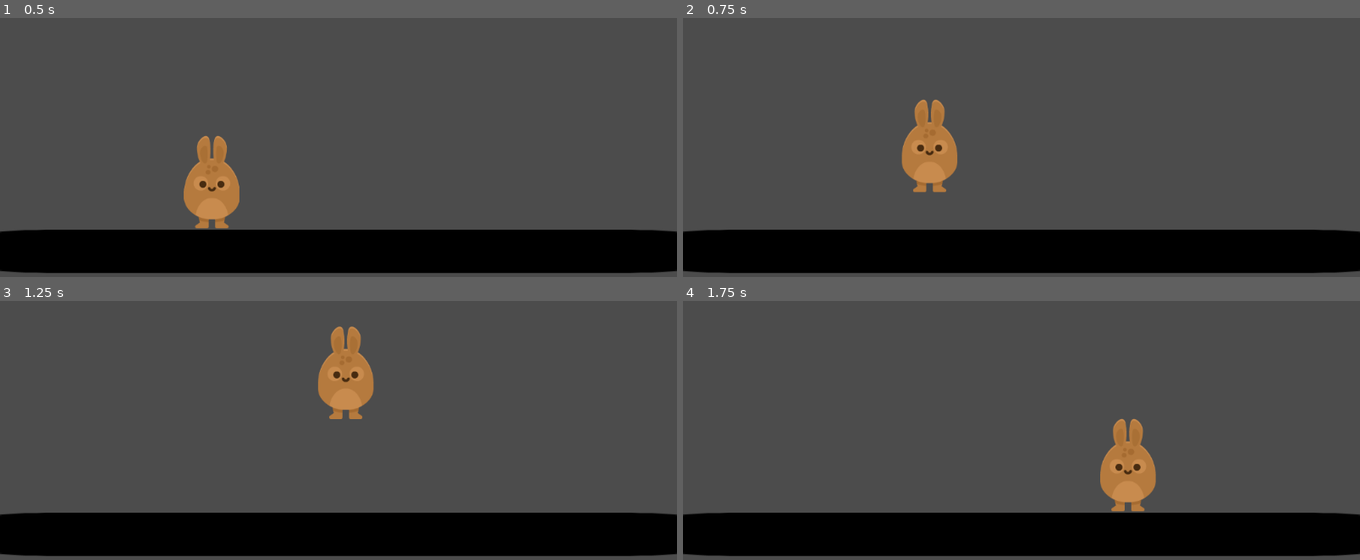
Above: before the commit, frames 1-4 (two rows, left to right).
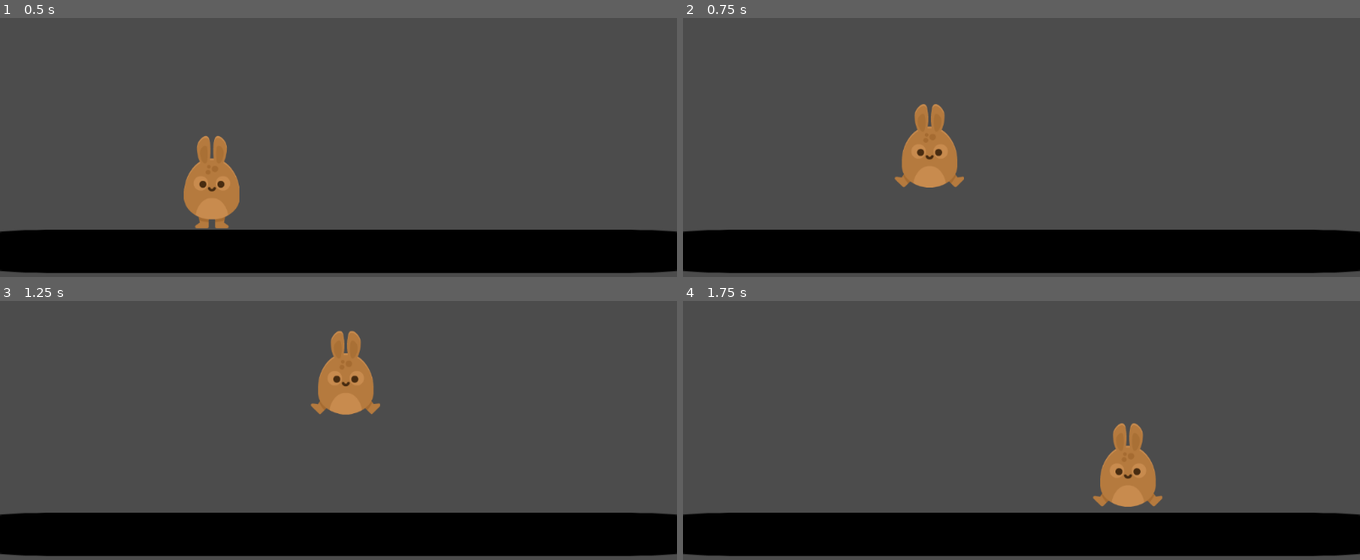
Above: after the commit, the same moments.

Repository: acido0/clase7-tp_grupal
Game: Godot game, scene res://Scenes/Main.tscn
The game is run twice, just before and just after one commit, with the same random seed, the same clock (stepped at 60 frames per second) and the same inputs. The engine's default icon, where the game draws it, is replaced by a stand-in: a white triangle on a blue panel in a dark square.
Inputs:
- Up to frame 1 (0.5 s): no input
- Up to frame 2 (0.75 s): hold Right (ui_right) from 0.53 s (still down); tap Up (ui_up) at 0.6 s
- Up to frame 3 (1.25 s): keep holding Right (ui_right); tap Up (ui_up) at 0.77, 1.07 s
- Up to frame 4 (1.75 s): keep holding Right (ui_right); tap Up (ui_up) at 1.35, 1.52 s

Frame 1 is identical in both runs. In frame 2, 0.7% of the frame differs, in the area x 31-42%, y 31-68%; in frame 3, 0.7%, in the area x 45-57%, y 9-46%; in frame 4, 0.7%.

Commit message:
Add files via upload

Diff:
--- a/Scenes/Personaje/Personaje.gd
+++ b/Scenes/Personaje/Personaje.gd
@@ -11,25 +11,29 @@
 	velocity.y += gravity
 	if Input.is_action_pressed("ui_right") and velocity.x < xmove_limit:
 		velocity.x += 75
-
-
+		if contador_saltos == 0:
+			$AnimatedSprite.play("caminar")
+			$AnimatedSprite.flip_h = false
 	if Input.is_action_pressed("ui_left") and velocity.x > -xmove_limit:
 		velocity.x -= 75
-
+		if contador_saltos == 0:
+			$AnimatedSprite.play("caminar")
+			$AnimatedSprite.flip_h = true
 	if Input.is_action_just_released("ui_right") or Input.is_action_just_released("ui_left"):
 		velocity.x = 0
-
+	if contador_saltos == 0 and velocity.x == 0:
+		$AnimatedSprite.play("quieto")
 	if is_on_floor():
 		contador_saltos = 0
 		if Input.is_action_just_pressed("ui_up"):
 			velocity.y = jump
 			contador_saltos += 1
-
+			$AnimatedSprite.play("salto")
 	else:
 		if Input.is_action_just_pressed("ui_up") and contador_saltos == 1:
 			velocity.y = jump
 			contador_saltos += 1
-
+			$AnimatedSprite.play("doble salto")
 	move_and_slide(velocity, normal_floor)
 
 
--- a/Scenes/Personaje/Personaje.tscn
+++ b/Scenes/Personaje/Personaje.tscn
@@ -13,9 +13,19 @@
 
 [sub_resource type="SpriteFrames" id=1]
 animations = [ {
-"frames": [ ExtResource( 9 ), ExtResource( 3 ) ],
+"frames": [ ExtResource( 3 ) ],
 "loop": true,
-"name": "danio",
+"name": "quieto",
+"speed": 5.0
+}, {
+"frames": [ ExtResource( 8 ), ExtResource( 6 ), ExtResource( 5 ), ExtResource( 7 ) ],
+"loop": true,
+"name": "salto doble",
+"speed": 5.0
+}, {
+"frames": [ ExtResource( 10 ) ],
+"loop": true,
+"name": "salto",
 "speed": 5.0
 }, {
 "frames": [ ExtResource( 2 ), ExtResource( 4 ) ],
@@ -23,19 +33,9 @@
 "name": "caminar",
 "speed": 5.0
 }, {
-"frames": [ ExtResource( 10 ) ],
+"frames": [ ExtResource( 9 ), ExtResource( 3 ) ],
 "loop": true,
-"name": "salto",
-"speed": 5.0
-}, {
-"frames": [ ExtResource( 8 ), ExtResource( 6 ), ExtResource( 5 ), ExtResource( 7 ) ],
-"loop": true,
-"name": "salto doble",
-"speed": 5.0
-}, {
-"frames": [ ExtResource( 3 ) ],
-"loop": true,
-"name": "quieto",
+"name": "danio",
 "speed": 5.0
 } ]
 
--- a/project.godot
+++ b/project.godot
@@ -20,4 +20,5 @@
 
 [rendering]
 
+quality/driver/fallback_to_gles2=true
 environment/default_environment="res://default_env.tres"
Not shown, changed: Assets/P1/EjercicioGodot/caminar1.png.import
Not shown, changed: Assets/P1/EjercicioGodot/caminar2.png.import
Not shown, changed: Assets/P1/EjercicioGodot/danio.png.import
Not shown, changed: Assets/P1/EjercicioGodot/quieto.png.import
Not shown, changed: Assets/P1/EjercicioGodot/salto_comun.png.import
Not shown, changed: Assets/P1/EjercicioGodot/salto_doble1.png.import
Not shown, changed: Assets/P1/EjercicioGodot/salto_doble2.png.import
Not shown, changed: Assets/P1/EjercicioGodot/salto_doble3.png.import
Not shown, changed: Assets/P1/EjercicioGodot/salto_doble4.png.import
Not shown, changed: icon.png.import
